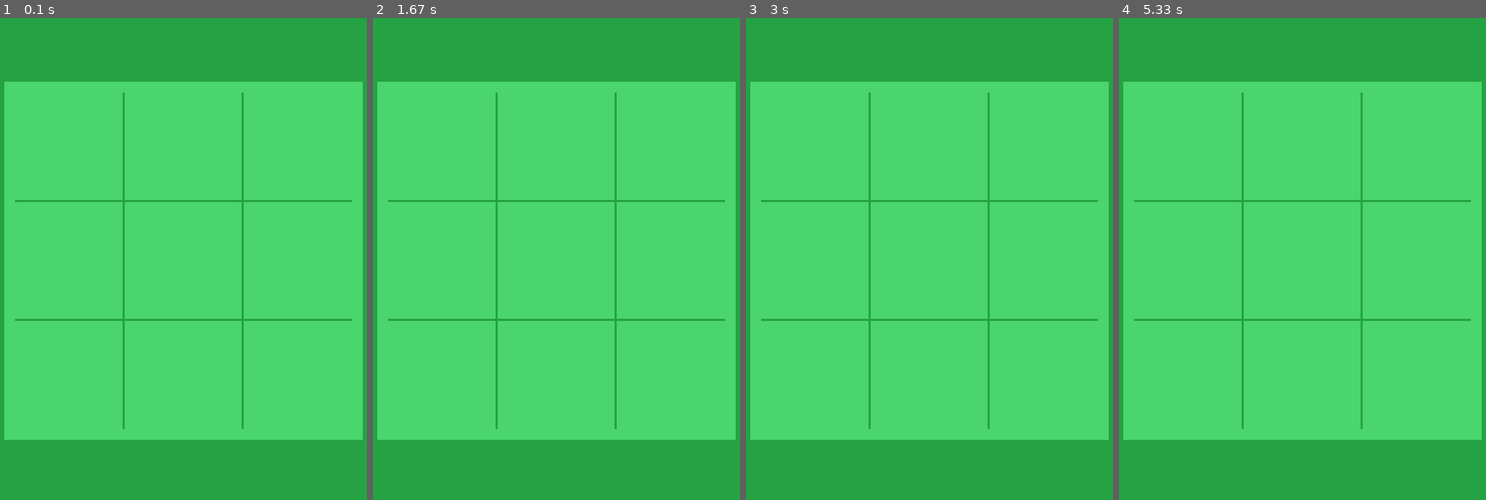
Above: before the commit, frames 1-4 (left to right).
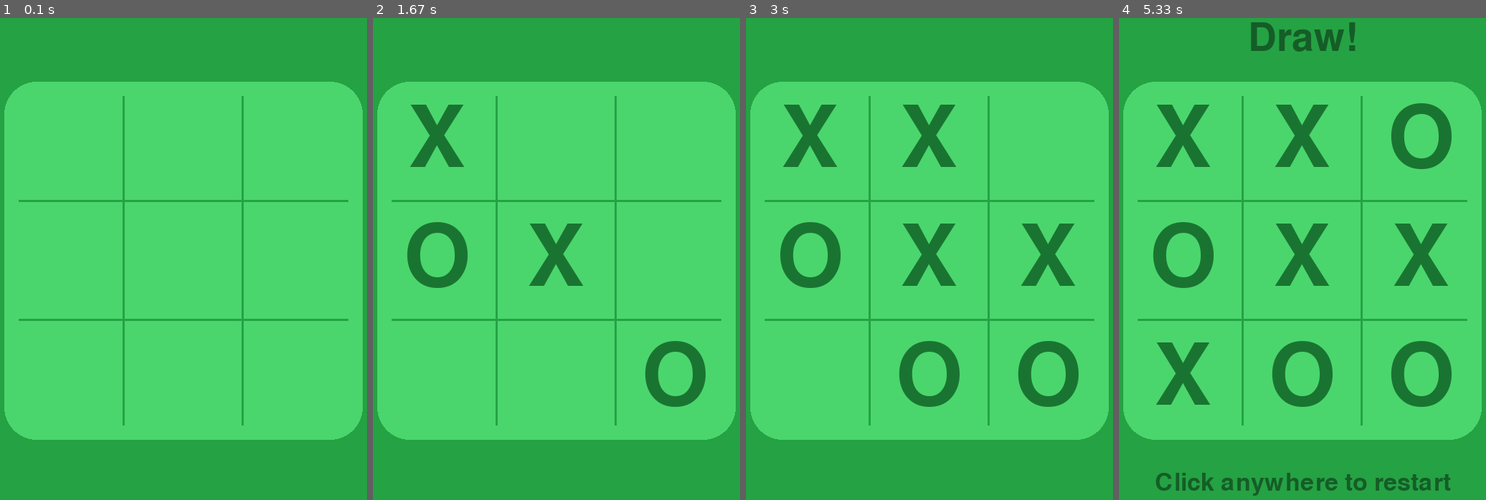
Above: after the commit, the same moments.

Repository: GhastlyGetsu/pygame
Game: pygame game, started from tictactoe/main.py
Same seed, same stepped clock (60 frames per second), same inputs: the game is played once before the commit and once after it.
Inputs (mouse positions are in pixels of both pictures, inside the frame that each line leads up to):
- Up to frame 1 (0.1 s): no input
- Up to frame 2 (1.67 s): click (556, 259) at 0.38 s; click (431, 263) at 0.72 s; click (395, 181) at 1.05 s; click (outside the picture) at 1.38 s
- Up to frame 3 (3 s): click (940, 85) at 1.72 s; click (907, 393) at 2.05 s; click (1032, 220) at 2.88 s
- Up to frame 4 (5.33 s): click (1412, 172) at 4.22 s; click (1181, 350) at 5.05 s

The runs differ from the first frame. In frame 1, 0.6% of the frame differs, in the area x 1-99%, y 13-88%; in frame 2, 4.7%; in frame 3, 7.7%; in frame 4, 12%, in the area x 1-99%, y 0-100%.

Commit message:
Added tictactoe logics

Diff:
--- a/tictactoe/main.py
+++ b/tictactoe/main.py
@@ -2,7 +2,35 @@
 
 pygame.init()
 screen = pygame.display.set_mode((720, 720))
+pygame.display.set_caption("Tic Tac Toe")
 clock = pygame.time.Clock()
+
+grid_size = 500
+grid = pygame.Rect(0, 0, grid_size, grid_size)
+grid.center = screen.get_rect().center
+cell_size = grid.width // 3
+
+grid_state = [["" for _ in range(3)] for _ in range(3)]
+current_player = "X"
+winner = None
+
+def check_winner(grid):
+    # Check rows
+    for row in grid:
+        if row[0] == row[1] == row[2] != "":
+            return row[0]
+    # Check columns
+    for col in range(3):
+        if grid[0][col] == grid[1][col] == grid[2][col] != "":
+            return grid[0][col]
+    # Check diagonals
+    if grid[0][0] == grid[1][1] == grid[2][2] != "":
+        return grid[0][0]
+    if grid[0][2] == grid[1][1] == grid[2][0] != "":
+        return grid[0][2]
+
+    return None
+
 
 running = True
 while running:
@@ -10,22 +38,71 @@
         if event.type == pygame.QUIT:
             running = False
 
-    grid_size = 500
-    grid = pygame.Rect(0, 0, grid_size, grid_size)
-    grid.center = screen.get_rect().center
-    cell_size = grid.width // 3
+        # Logics for grid
+        # Mouse position relative to the cells
+        if event.type == pygame.MOUSEBUTTONDOWN and event.button == 1:
+            if winner:
+                grid_state = [["" for _ in range(3)] for _ in range(3)]
+                current_player = "X"
+                winner = None
+                continue
+
+            mx, my = pygame.mouse.get_pos()
+            if grid.collidepoint(mx, my):
+                col = (mx - grid.left) // cell_size
+                row = (my - grid.top) // cell_size
+            # Marking grid with X and O
+            if grid_state[row][col] == "" and not winner:
+                grid_state[row][col] = current_player
+                winner = check_winner(grid_state)
+            if winner is None:
+                # Check for filled cells for draw/tie
+                tie = all(cell != "" for row in grid_state for cell in row)
+                if tie:
+                   winner = "Draw"
+            current_player = "O" if current_player == "X" else "X"
+
+
     screen.fill("#25A244")
 
-    pygame.draw.rect(screen, "#4AD66D", grid)
-
+    # Drawing grid
+    pygame.draw.rect(screen, "#4AD66D", grid, 0, 45)
     for i in range(1, 3):
         x = grid.left + i * cell_size
         pygame.draw.line(screen, "#25A244", (x, grid.top), (x, grid.bottom), 3)
     for i in range(1, 3):
         y = grid.top + i * cell_size
         pygame.draw.line(screen, "#25A244", (grid.left, y), (grid.right, y), 3)
-    pygame.draw.rect(screen, "#4AD66D", grid, 15)
+    pygame.draw.rect(screen, "#4AD66D", grid, 20, 45)
 
+    # Drawing symbols
+    font = pygame.font.Font(None, 175)
+    for row in range(3):
+        for col in range(3):
+            symbol = grid_state[row][col]
+            if symbol != "":
+                # Finding center of cell
+                x = grid.left + col * cell_size + cell_size // 2
+                y = grid.top + row * cell_size + cell_size // 2
+
+                # Rendering symbols
+                text_surface = font.render(symbol, True, "#1A7431")
+                text_rect = text_surface.get_rect(center=(x, y))
+                screen.blit(text_surface, text_rect)
+
+    # Winner announcement
+    if winner:
+        win_font = pygame.font.Font(None, 80)
+        win_text = win_font.render(f"{winner} wins!" if winner != "Draw" else "Draw!", True, "#155D27")
+        win_rect = win_text.get_rect(center=(screen.get_width() // 2, 50))
+        screen.blit(win_text, win_rect)
+
+    # Restart text
+    if winner:
+        restart_font = pygame.font.Font(None, 50)
+        restart_text = restart_font.render("Click anywhere to restart", True, "#155D27")
+        restart_rect = restart_text.get_rect(center=(screen.get_width() // 2, screen.get_height() - 50))
+        screen.blit(restart_text, restart_rect)
 
     pygame.display.flip()
     clock.tick(60)
